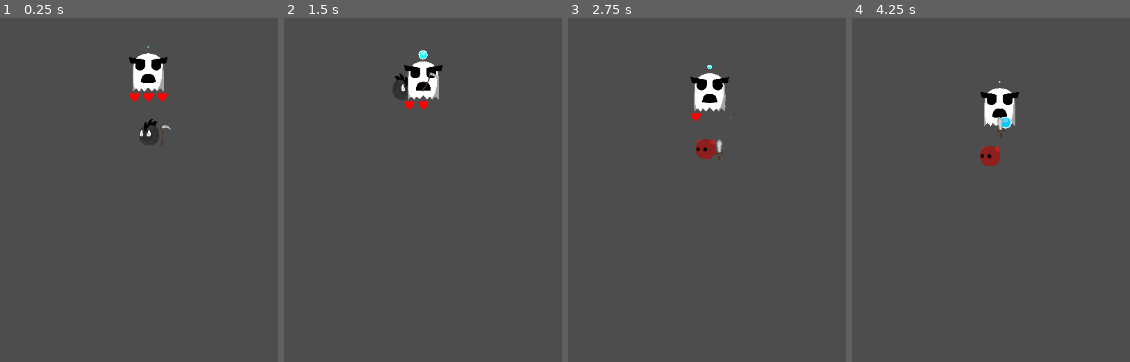
Above: before the commit, frames 1-4 (left to right).
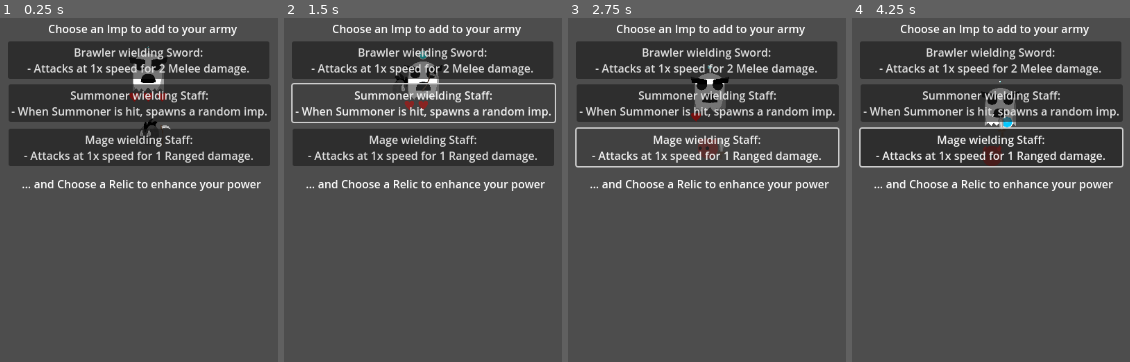
Above: after the commit, the same moments.

Repository: HoneyPony/impish-descent-future
Game: Godot game, scene res://Game.tscn
The game is run twice, just before and just after one commit, with the same random seed, the same clock (stepped at 60 frames per second) and the same inputs.
Inputs (mouse positions are in pixels of both pictures, inside the frame that each line leads up to):
- Up to frame 1 (0.25 s): no input
- Up to frame 2 (1.5 s): click (423, 59) at 0.5 s, where only the run after the commit has a clickable "Brawler wielding Sword: - Att…"; click (423, 104) at 1.25 s, where only the run after the commit has a clickable "Summoner wielding Staff: - Wh…"
- Up to frame 3 (2.75 s): click (707, 148) at 2 s, where only the run after the commit has a clickable "Mage wielding Staff: - Attack…"
- Up to frame 4 (4.25 s): move the mouse to (outside the picture) at 2.77 s; hold D (player_right) 2.78-3.53 s; move the mouse to (852, 172) at 3.52 s

The runs differ from the first frame. In frame 1, 30% of the frame differs, in the area x 2-98%, y 2-51%; in frame 2, 24%; in frame 3, 24%; in frame 4, 32%.

Commit message:
Prototype a menu

Diff:
--- a/GS.gd
+++ b/GS.gd
@@ -30,13 +30,18 @@
 	[Class.Brawler, Item.Sword]
 ]
 
-func spawn_imp(parent: Node, config: Array, global_pos: Vector2):
+func finish_spawn_imp(parent: Node, config: Array, global_pos: Vector2):
 	var imp = Player.instantiate()
 	parent.add_child(imp)
 	imp.global_position = global_pos
-
 	imp.set_class(config[0])
 	imp.set_item(config[1])
 
+func spawn_imp(parent: Node, config: Array, global_pos: Vector2):
+	call_deferred("finish_spawn_imp", parent, config, global_pos)
+
+
+
+
 func _ready():
 	pass
--- a/Game.tscn
+++ b/Game.tscn
@@ -16,3 +16,56 @@
 
 [node name="SimpleGhost" parent="." instance=ExtResource("3_vahep")]
 position = Vector2(-36, -227)
+
+[node name="CanvasLayer" type="CanvasLayer" parent="."]
+
+[node name="Control" type="Control" parent="CanvasLayer"]
+layout_mode = 3
+anchors_preset = 15
+anchor_right = 1.0
+anchor_bottom = 1.0
+grow_horizontal = 2
+grow_vertical = 2
+
+[node name="Label" type="Label" parent="CanvasLayer/Control"]
+layout_mode = 0
+offset_left = 414.0
+offset_top = 138.0
+offset_right = 687.0
+offset_bottom = 161.0
+text = "Choose an Imp to add to your army"
+
+[node name="Button" type="Button" parent="CanvasLayer/Control"]
+layout_mode = 0
+offset_left = 356.0
+offset_top = 168.0
+offset_right = 733.0
+offset_bottom = 222.0
+text = "Brawler wielding Sword:
+- Attacks at 1x speed for 2 Melee damage."
+
+[node name="Button2" type="Button" parent="CanvasLayer/Control"]
+layout_mode = 0
+offset_left = 357.0
+offset_top = 230.0
+offset_right = 734.0
+offset_bottom = 284.0
+text = "Summoner wielding Staff:
+- When Summoner is hit, spawns a random imp."
+
+[node name="Button3" type="Button" parent="CanvasLayer/Control"]
+layout_mode = 0
+offset_left = 357.0
+offset_top = 294.0
+offset_right = 734.0
+offset_bottom = 348.0
+text = "Mage wielding Staff:
+- Attacks at 1x speed for 1 Ranged damage."
+
+[node name="Label2" type="Label" parent="CanvasLayer/Control"]
+layout_mode = 0
+offset_left = 376.0
+offset_top = 362.0
+offset_right = 721.0
+offset_bottom = 385.0
+text = "... and Choose a Relic to enhance your power"
